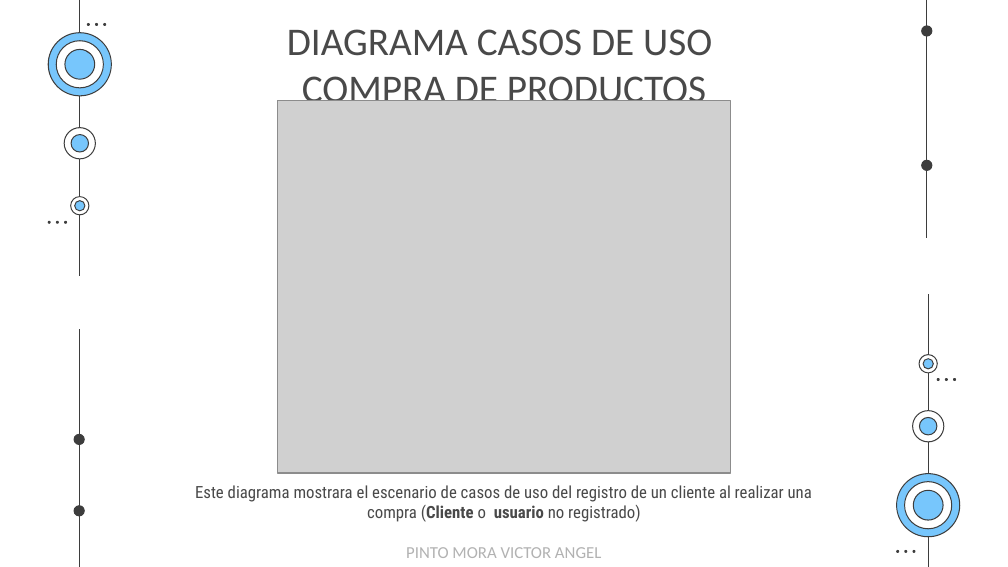
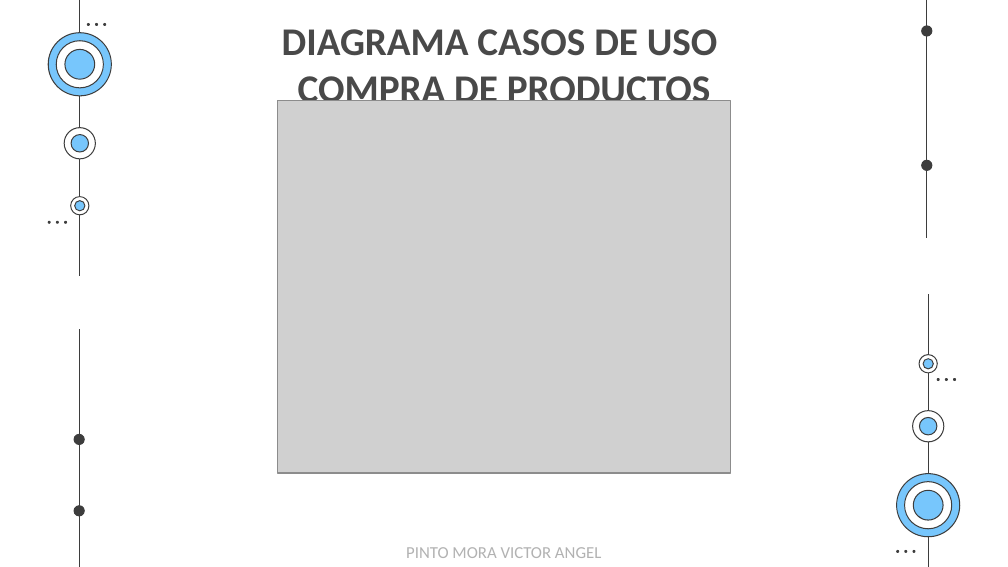
Before and after one commit to EgCooper/Mxt-Technology, a slide deck: slide 33 of Documentacion/Mxt-Technology Presentacion.pptx (slide 32 before the commit). Drawn at 1008x567 pixels with LibreOffice and Linux fonts; fonts in the diff are those of the drawing; grey boxes stand for pictures. Boxes give left, top, right and bottom in pixels: in the first picture for what was removed or moved away, otherwise in the second. Text is boxed around its words. In the diff, an @@ line names an element or a change of style, - is before the commit and + after.

```diff
--- a/Documentacion/Mxt-Technology Presentacion.pptx
+++ b/Documentacion/Mxt-Technology Presentacion.pptx
@@ title "DIAGRAMA CASOS DE USO COMPRA ..." at [282, 29, 718, 101]: bold on @@
@@ text removed at [195, 485, 812, 522] @@
-Este diagrama mostrara el escenario de casos de uso del registro de un cliente al realizar una compra (Cliente o usuario no registrado)
```
Also in this commit, not shown: 43 other slides changed, 1 slide added, 12 slides removed, 1 other file.
